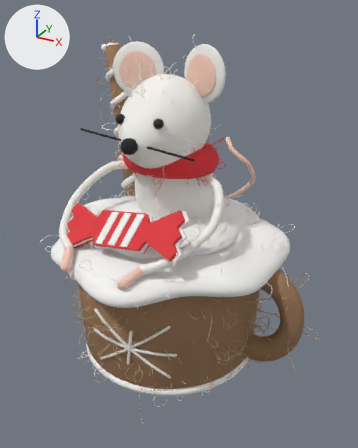
Two versions of the Blender file tools/mouse.blend, one commit apart.
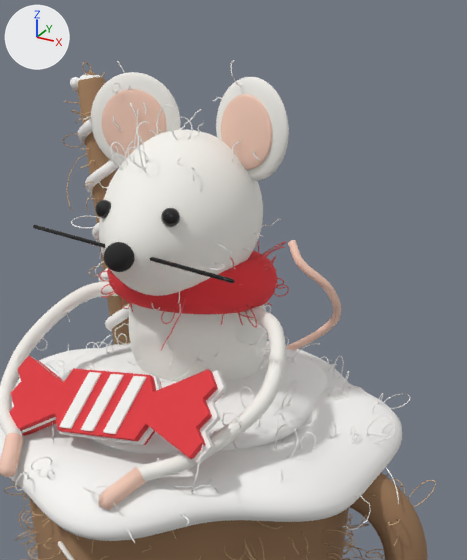
The first picture shows the older version from a 50 mm lens placed at (1.185, -2.05, 1.748), pointed at (0.077, -0.035, 0.741). The close-ups show the older and then the newer version on the part from 17% to 91% of the width and 0% to 71% of the height of that picture. Only the edits that show in the close-ups are written down. Lighting does not change. The marker at upper left points along +X, +Y and +Z.

Names of what the first close-up shows: 'ArmL', 'ArmR', 'Body', 'CandyFront', 'CreamLower', 'CreamUpper', 'EarInnerL', 'EarInnerR', 'FibresMouse', 'FibresScarf', 'Head', 'Mug', 'MugHandle', 'Scarf' and 21 more.
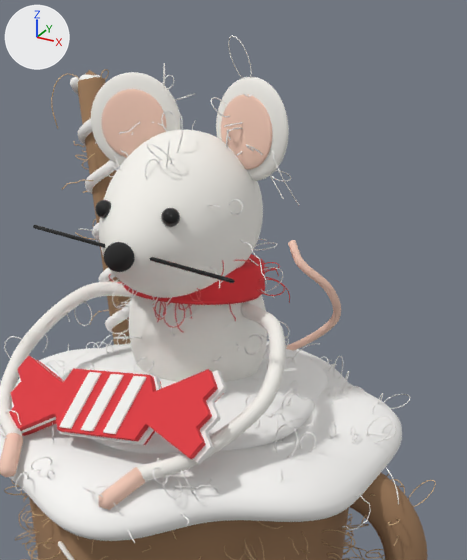
The change, as a diff of the scene's bpy script:
```diff
--- a/tools/mouse.blend.py
+++ b/tools/mouse.blend.py
@@ me_scarf @@
 # used by ob_scarf; parent = ob_mouseroot; location = (0.0, 0.0, 0.0)
-me_scarf.from_pydata(...)  # 616 vertices, 616 faces; spans x -0.241..0.241, y -0.209..0.249, z 0.979..1.151
+me_scarf.from_pydata(...)  # 336 vertices, 336 faces; spans x -0.203..0.203, y -0.175..0.228, z 1.002..1.135
+# me_scarf part 1: 616 vertices removed from x -0.241..0.241, y -0.209..0.249, z 0.979..1.151; 336 vertices added at x -0.203..0.203, y -0.175..0.228, z 1.002..1.135
 me_scarf.materials.append(mat_felt_red)
@@ me_fibresmouse @@
 # used by ob_fibresmouse; parent = ob_mouseroot; location = (0.0, 0.0, 0.0)
-me_fibresmouse.from_pydata(...)  # 6660 vertices, 6480 faces; spans x -0.426..0.357, y -0.558..0.3, z 0.622..1.636
+me_fibresmouse.from_pydata(...)  # 6660 vertices, 6480 faces; spans x -0.438..0.468, y -0.54..0.323, z 0.625..1.692
+# me_fibresmouse part 2: 6258 of 6660 vertices moved; they spanned x -0.426..0.351, y -0.558..0.3, z 0.622..1.636 and now span x -0.438..0.468, y -0.54..0.323, z 0.625..1.692; mean shift (0.034, -0.013, -0.042); largest move (-0.103, 0.137, 1.433) -> (0.254, -0.508, 0.687)
+# other edits to the shape of me_fibresmouse do not show in these pictures
 me_fibresmouse.materials.append(mat_fibre_white)
@@ me_fibresscarf @@
 # used by ob_fibresscarf; parent = ob_mouseroot; location = (0.0, 0.0, 0.0)
-me_fibresscarf.from_pydata(...)  # 2835 vertices, 2760 faces; spans x -0.248..0.265, y -0.266..0.312, z 0.866..1.222
+me_fibresscarf.from_pydata(...)  # 1356 vertices, 1320 faces; spans x -0.227..0.271, y -0.19..0.349, z 0.944..1.179
+# me_fibresscarf part 3: 70 loose pieces with 2610 vertices, spanning x -0.248..0.265, y -0.266..0.312, z 0.866..1.202, are deleted
+# me_fibresscarf part 4: 45 vertices removed from x -0.092..-0.044, y -0.16..-0.13, z 1.146..1.222; 1176 vertices added at x -0.227..0.271, y -0.19..0.349, z 0.944..1.168
+# other edits to the shape of me_fibresscarf do not show in these pictures
 me_fibresscarf.materials.append(mat_fibre_red)
```

Boxes [x1, y1, x2, y2] around the edits, measured in the close-ups (467 x 560 px):
'Scarf', reshaped (16% narrower, 20% shorter)
    before: [107, 250, 277, 314]
    after: [122, 254, 265, 305]
'FibresMouse', reshaped
    before: [18, 60, 288, 485]
    after: [0, 35, 316, 500]
'FibresScarf', reshaped
    before: [99, 241, 289, 351]
    after: [109, 259, 290, 332]
part 3 of me_fibresscarf, deleted
    before: [99, 241, 289, 351]
part 4 of me_fibresscarf, reshaped
    after: [109, 259, 290, 332]
